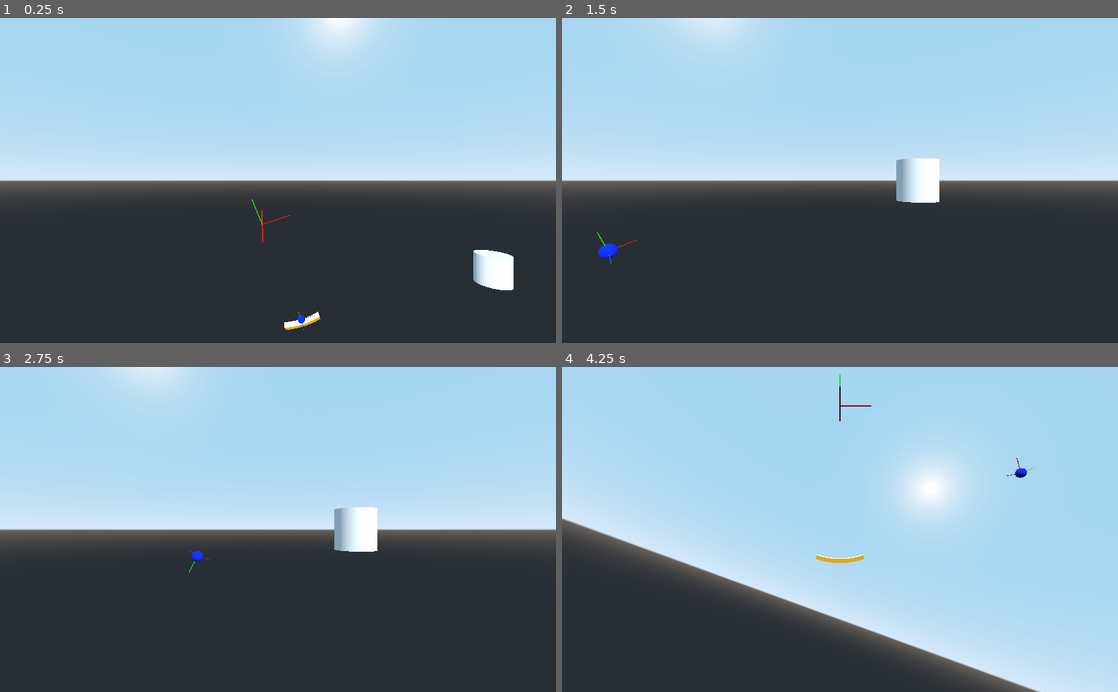
Above: before the commit, frames 1-4 (two rows, left to right).
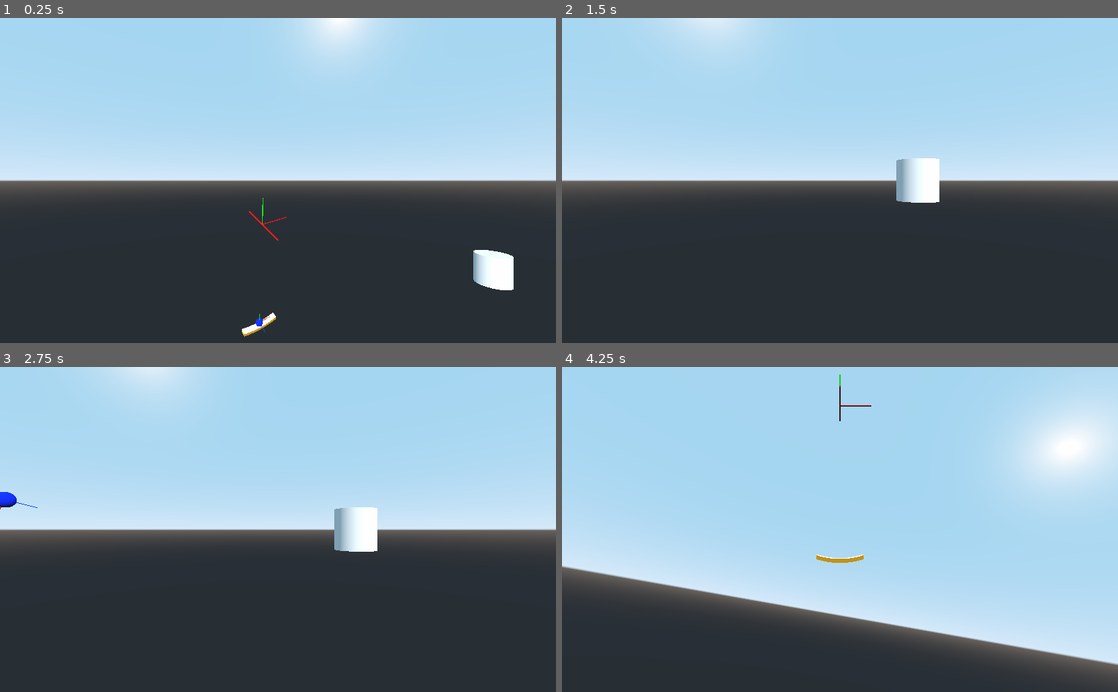
Above: after the commit, the same moments.

Repository: teratron/treaker
Game: Godot game, scene res://src/main/Main.tscn
Same seed, same stepped clock (60 frames per second), same inputs: the game is played once before the commit and once after it.
Inputs (mouse positions are in pixels of both pictures, inside the frame that each line leads up to):
- Up to frame 1 (0.25 s): no input
- Up to frame 2 (1.5 s): tap Enter at 0.5 s; move the mouse to (867, 180) at 0.52 s; press the mouse at (867, 180) at 0.53 s; hold W (move_forward) from 0.53 s (still down); move the mouse to (812, 180) at 1.27 s; release the mouse at (812, 180) at 1.28 s; tap C (toggle_camera) at 1.35 s
- Up to frame 3 (2.75 s): keep holding W (move_forward); move the mouse to (289, 523) at 2.02 s; tap Alt (use_ability) at 2.1 s
- Up to frame 4 (4.25 s): keep holding W (move_forward); move the mouse to (834, 536) at 2.77 s; click (834, 536) at 2.85 s; move the mouse to (878, 532) at 3.52 s; hold C (toggle_camera) from 3.53 s (still down)

The runs differ from the first frame. In frame 1, 0.4% of the frame differs, in the area x 43-58%, y 55-99%; in frame 2, 0.1%; in frame 3, 0.2%; in frame 4, 18%, in the area x 0-100%, y 2-100%.

Commit message:
Update Rotor

Diff:
--- a/app/src/player/Paddle.tscn
+++ b/app/src/player/Paddle.tscn
@@ -1,10 +1,13 @@
-[gd_scene load_steps=6 format=2]
+[gd_scene load_steps=7 format=2]
 
 [ext_resource path="res://src/player/Paddle.gd" type="Script" id=1]
 [ext_resource path="res://src/player/Paddle.tres" type="CubeMesh" id=2]
 
 [sub_resource type="SpatialMaterial" id=3]
 albedo_color = Color( 1, 0.701961, 0, 1 )
+
+[sub_resource type="SpatialMaterial" id=4]
+albedo_color = Color( 1, 0.8, 0.113725, 1 )
 
 [sub_resource type="BoxShape" id=1]
 extents = Vector3( 2, 0.25, 0.5 )
@@ -27,6 +30,7 @@
 transform = Transform( 1, 0, 0, 0, 1, 0, 0, 0, 1, -3, -1, 10 )
 operation = 1
 polygon = PoolVector2Array( 0, 0, 0, 2, 6, 2, 6, 0 )
+material = SubResource( 4 )
 
 [node name="CSGCylinder" type="CSGCylinder" parent="CSGCylinder"]
 operation = 2
--- a/app/src/player/Player.gd
+++ b/app/src/player/Player.gd
@@ -26,6 +26,7 @@
 	paddle.transform.origin = Vector3(0, -radius_paddle, 0)
 	paddle.set_ball_position(ball.radius)
 	ball.transform.origin = paddle.transform.origin + paddle.ball_position.transform.origin
+	prints(rotor.transform.origin, paddle.transform.origin, rotor.to_global(paddle.transform.origin))
 	#prints(paddle.transform.origin, paddle.to_local(paddle.transform.origin), paddle.to_global(paddle.transform.origin))
 	#prints(transform.origin, to_local(paddle.transform.origin), to_global(paddle.transform.origin))
 	#prints(paddle.transform.origin, self.to_global(paddle.transform.origin), self.to_local(paddle.transform.origin))
@@ -51,15 +52,15 @@
 			#prints(ball.transform)
 			#prints(rotor.transform.basis.y, paddle.ball_position.transform.basis.y)
 			rotor.transform.basis = rotor.transform.basis.rotated(Vector3(0, 0, 1), angular_velocity * delta * motion.x)
-			#prints(rotor.transform.basis)
+			#prints(position.global_transform.origin, position.global_translate())
 			#prints(rotor.transform.origin, paddle.transform.origin)
 			#prints(rotor.transform.basis, rotor.to_global(Vector3.ZERO), rotor.to_local(rotor.to_global(Vector3.ZERO)))
 			#prints(to_local(rotor.transform.origin), to_local(paddle.transform.origin))
 
 			if !is_ball_state:
-				#ball.transform = paddle.ball_position.transform
+				#ball.transform.origin = paddle.ball_position.transform.origin
 				#prints(paddle.transform.origin, rotor.to_global(paddle.transform.origin), rotor.to_local(paddle.transform.origin))
-				ball.transform = Transform(rotor.transform.basis, rotor.to_local(paddle.ball_position.transform.origin))
+				ball.transform = Transform(rotor.transform.basis, rotor.to_global(paddle.transform.origin))
 
 		if is_center_look:
 			camera.look_at(rotor.transform.origin, Vector3(0, 0, 1))
--- a/app/src/player/Player.tscn
+++ b/app/src/player/Player.tscn
@@ -20,6 +20,7 @@
 rings = 0
 
 [node name="Player" type="Spatial"]
+transform = Transform( 0.923031, -0.211471, 0.321394, 0.321394, 0.883022, -0.34202, -0.211471, 0.418989, 0.883022, 0, 0, 0 )
 script = ExtResource( 1 )
 __meta__ = {
 "_edit_group_": true
--- a/app/src/world/World.tscn
+++ b/app/src/world/World.tscn
@@ -24,7 +24,7 @@
 transform = Transform( 1, 0, 0, 0, 1, 0, 0, 0, 1, 20.2528, 0, 11 )
 
 [node name="Player" parent="." instance=ExtResource( 2 )]
-transform = Transform( 0.923031, -0.211471, 0.321394, 0.321394, 0.883022, -0.34202, -0.211471, 0.418989, 0.883022, 0, 0, 0 )
+transform = Transform( 0.678519, 0.146403, 0.719846, 0.163176, 0.925417, -0.34202, -0.716231, 0.349529, 0.604023, 0, 0, 0 )
 
 [node name="Bricks" type="StaticBody" parent="Player"]
 visible = false
